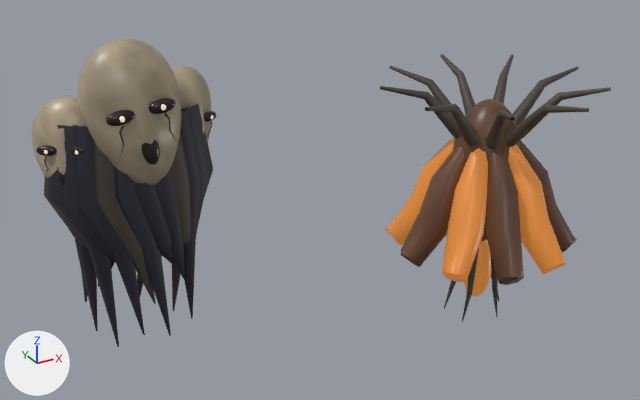
Before and after pictures for a commit that changed the Blender file art/Residents.blend.
Both versions are drawn from a 50 mm lens placed at (-1.02, -3.59, 1.3), pointed at (0.99, 0.06, -0.53). Every picture has the same lights, and +X, +Y and +Z are marked at lower left. The older version comes first.

In view in the first picture: 'Antenna', 'Bell petal', 'Ceiling root', 'Death mask', 'Death mask.001', 'Death mask.002', 'Hanging shroud'.
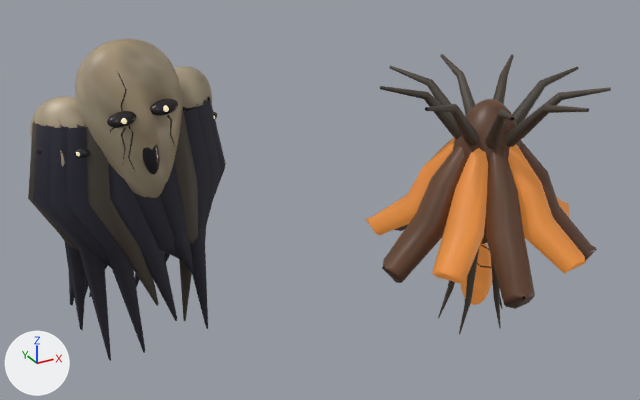
Changed parts and their boxes [x1, y1, x2, y2] in the pictures (640 x 400 px; the box of a moved part takes in the faces that stretch with it):
'Hanging shroud', reshaped (17% wider, 9% taller): before [44, 104, 213, 347]; after [28, 96, 226, 361]
'Bell petal', reshaped (21% wider, 16% taller): before [386, 138, 577, 285]; after [366, 138, 597, 309]
'Death mask', reshaped (9% taller): before [78, 38, 181, 185]; after [75, 38, 182, 198]
'Antenna', reshaped (8% wider): before [444, 99, 520, 322]; after [438, 99, 520, 334]
part 1 of me_sphere, moved or reshaped: before [120, 116, 125, 122]; after [121, 118, 127, 124]
part 2 of me_sphere, moved or reshaped: before [161, 104, 166, 110]; after [150, 99, 178, 116]
part 3 of me_sphere, moved or reshaped: before [149, 98, 176, 114]; after [163, 105, 169, 112]
part 4 of me_sphere, rebuilt: before [106, 110, 135, 126]; after [107, 111, 136, 128]
part 5 of me_sphere, rebuilt (15% taller): before [142, 140, 160, 165]; after [143, 145, 160, 174]
part 6 of me_sphere, rebuilt (31% narrower, 14% taller): before [164, 113, 176, 140]; after [167, 115, 175, 146]
part 7 of me_sphere, rebuilt (16% taller): before [119, 126, 124, 157]; after [121, 128, 126, 164]
part 8 of me_sphere, added: after [118, 73, 135, 171]
part 9 of me_sphere, moved or reshaped: before [78, 38, 181, 185]; after [75, 38, 182, 198]
part 11 of me_bell_petal, moved or reshaped: before [386, 166, 577, 285]; after [366, 166, 597, 309]
part 12 of me_antenna, moved or reshaped: before [444, 222, 499, 322]; after [438, 222, 503, 334]

What changed in the scene script:
```text
Change me_sphere:
    remove me_sphere.from_pydata(...)  # 2236 vertices, 2352 faces; spans x -0.22..0.203, y -0.3..0.032, z -0.193..0.453
    add me_sphere.from_pydata(...)  # 2386 vertices, 2490 faces; spans x -0.228..0.207, y -0.329..0.032, z -0.274..0.453
    me_sphere part 1: the loose piece of 362 vertices spanning x -0.105..-0.083, y -0.283..-0.271, z 0.165..0.19 is multiplied about its middle by the matrix ((1.03, 0.003, -0.023), (0.0, 1.024, 0.111), (0.023, -0.111, 1.024)), then moved by (-0.002, -0.026, 0.0)
    me_sphere part 2: the loose piece of 362 vertices spanning x 0.068..0.09, y -0.283..-0.271, z 0.187..0.213 is multiplied about its middle by the matrix ((5.462, 0.006, 0.48), (0.084, 4.398, 0.386), (0.392, -0.06, 2.361)), then moved by (0.003, 0.004, -0.001), in mat_orbit
    me_sphere part 3: the loose piece of 362 vertices spanning x 0.021..0.138, y -0.278..-0.232, z 0.169..0.23 is multiplied about its middle by the matrix ((0.195, -0.001, -0.019), (-0.009, 0.303, 0.114), (-0.032, 0.007, 0.429)), then moved by (0.001, -0.044, 0.001), in mat_milk_glass
    me_sphere part 4: the loose piece of 362 vertices spanning x -0.153..-0.036, y -0.278..-0.232, z 0.146..0.207 is rebuilt with 362 vertices and now spans x -0.155..-0.037, y -0.304..-0.25, z 0.146..0.207
    me_sphere part 5: the loose piece of 362 vertices spanning x -0.025..0.051, y -0.294..-0.242, z -0.039..0.102 is rebuilt with 362 vertices and now spans x -0.024..0.047, y -0.297..-0.244, z -0.081..0.095
    me_sphere part 6: the loose piece of 32 vertices spanning x 0.081..0.139, y -0.279..-0.234, z 0.031..0.173 is rebuilt with 32 vertices and now spans x 0.083..0.132, y -0.306..-0.235, z 0.006..0.173
    me_sphere part 7: the loose piece of 32 vertices spanning x -0.109..-0.088, y -0.279..-0.234, z -0.001..0.149 is rebuilt with 32 vertices and now spans x -0.108..-0.086, y -0.305..-0.234, z -0.034..0.149
    me_sphere part 8: a new loose piece of 114 vertices spanning x -0.096..-0.049, y -0.306..-0.213, z -0.07..0.359, in mat_dark_filaments
    me_sphere part 9: 357 vertices removed from x -0.22..0.203, y -0.3..0.032, z -0.193..0.453; 357 vertices added at x -0.228..0.207, y -0.329..0.032, z -0.274..0.453
    other edits to the shape of me_sphere do not show in these pictures
Change me_hanging_shroud:
    remove me_hanging_shroud.from_pydata(...)  # 768 vertices, 576 faces; spans x -0.383..0.383, y -0.228..0.264, z -1.047..0.129
    add me_hanging_shroud.from_pydata(...)  # 768 vertices, 576 faces; spans x -0.448..0.448, y -0.228..0.29, z -1.117..0.129
    me_hanging_shroud part 10: 756 of 768 vertices moved; they spanned x -0.383..0.383, y -0.228..0.264, z -1.047..0.129 and now span x -0.448..0.448, y -0.228..0.29, z -1.117..0.129; mean shift (0.0, 0.001, -0.004); largest move (0.223, -0.047, -0.948) -> (0.296, -0.057, -1.03)
Change me_bell_petal:
    remove me_bell_petal.from_pydata(...)  # 400 vertices, 320 faces; spans x -0.543..0.543, y -0.517..0.517, z -1.027..-0.3
    add me_bell_petal.from_pydata(...)  # 400 vertices, 320 faces; spans x -0.661..0.661, y -0.629..0.629, z -1.1..-0.3
    me_bell_petal part 11: 240 of 400 vertices moved; they spanned x -0.543..0.543, y -0.517..0.517, z -1.027..-0.722 and now span x -0.661..0.661, y -0.629..0.629, z -1.1..-0.711; mean shift (0.0, 0.0, 0.0); largest move (0.438, 0.0, -1.027) -> (0.565, 0.0, -0.955)
Change me_antenna:
    remove me_antenna.from_pydata(...)  # 884 vertices, 888 faces; spans x -0.21..0.21, y -0.19..0.19, z -1.431..-0.13
    add me_antenna.from_pydata(...)  # 1160 vertices, 1140 faces; spans x -0.21..0.226, y -0.19..0.19, z -1.496..-0.13
    me_antenna part 12: 579 vertices moved from x -0.157..0.193, y -0.146..0.146, z -1.431..-0.847 to x -0.183..0.226, y -0.17..0.17, z -1.496..-0.854
    other edits to the shape of me_antenna do not show in these pictures
```
